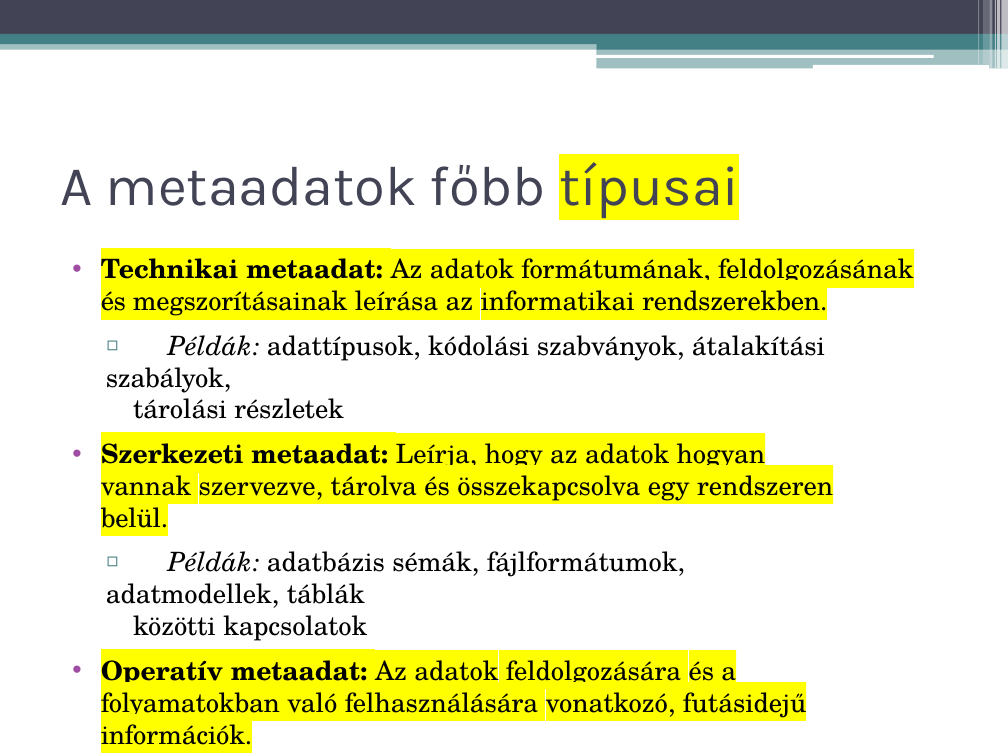
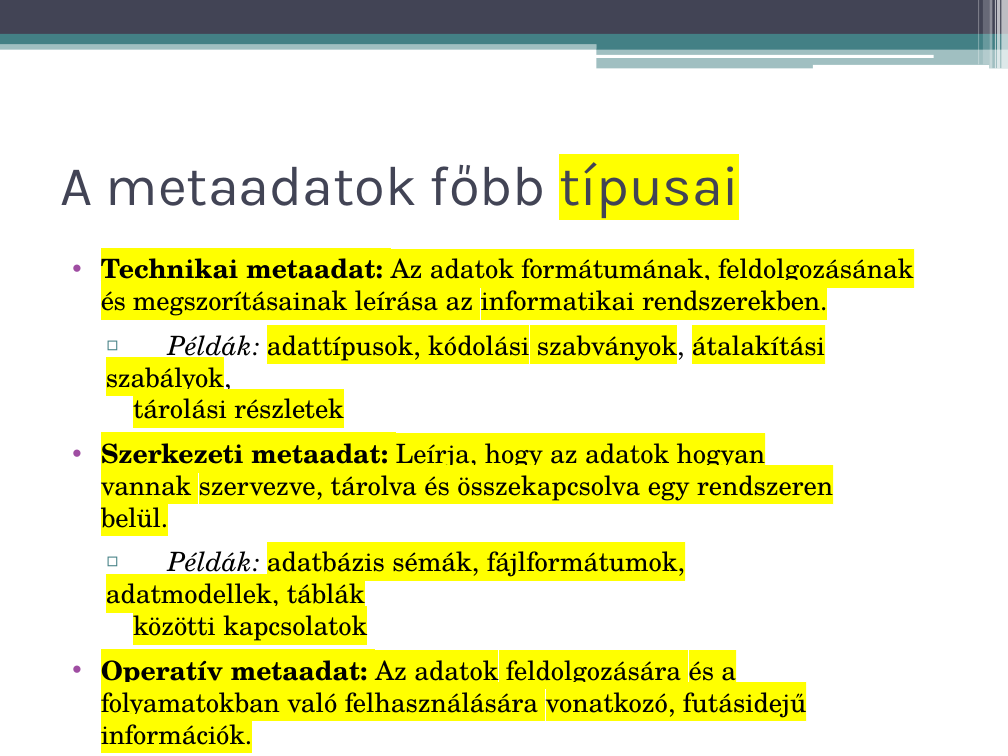
Before and after one commit to lacithelaci/oktatas, a slide deck: slide 7 of egyetemi_feleves_cuccok/4_szemeszter/adatbé2/előadások/I04.pptx. Drawn at 1008x756 pixels with LibreOffice and Linux fonts; fonts in the diff are those of the drawing. Boxes give left, top, right and bottom in pixels: in the first picture for what was removed or moved away, otherwise in the second. Text is boxed around its words. In the diff, an @@ line names an element or a change of style, - is before the commit and + after.

```diff
--- a/egyetemi_feleves_cuccok/4_szemeszter/adatbé2/előadások/I04.pptx
+++ b/egyetemi_feleves_cuccok/4_szemeszter/adatbé2/előadások/I04.pptx
@@ text at [106,328,825,641]: highlight none to #FFFF00 in "adattípusok, kódolási szabványok, átalakítási szabályok,", "tárolási részletek", "adatbázis sémák, fájlformátumok, adatmodellek, táblák", "közötti kapcsolatok" @@
```
Also in this commit, not shown: 6 other files.
